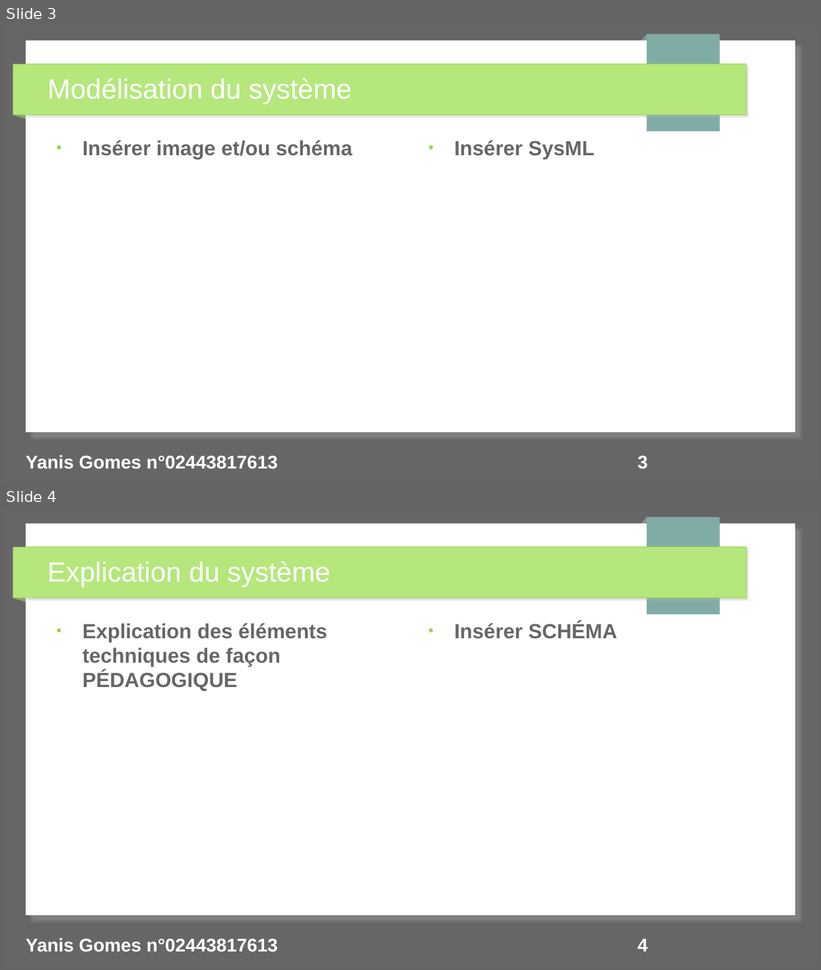
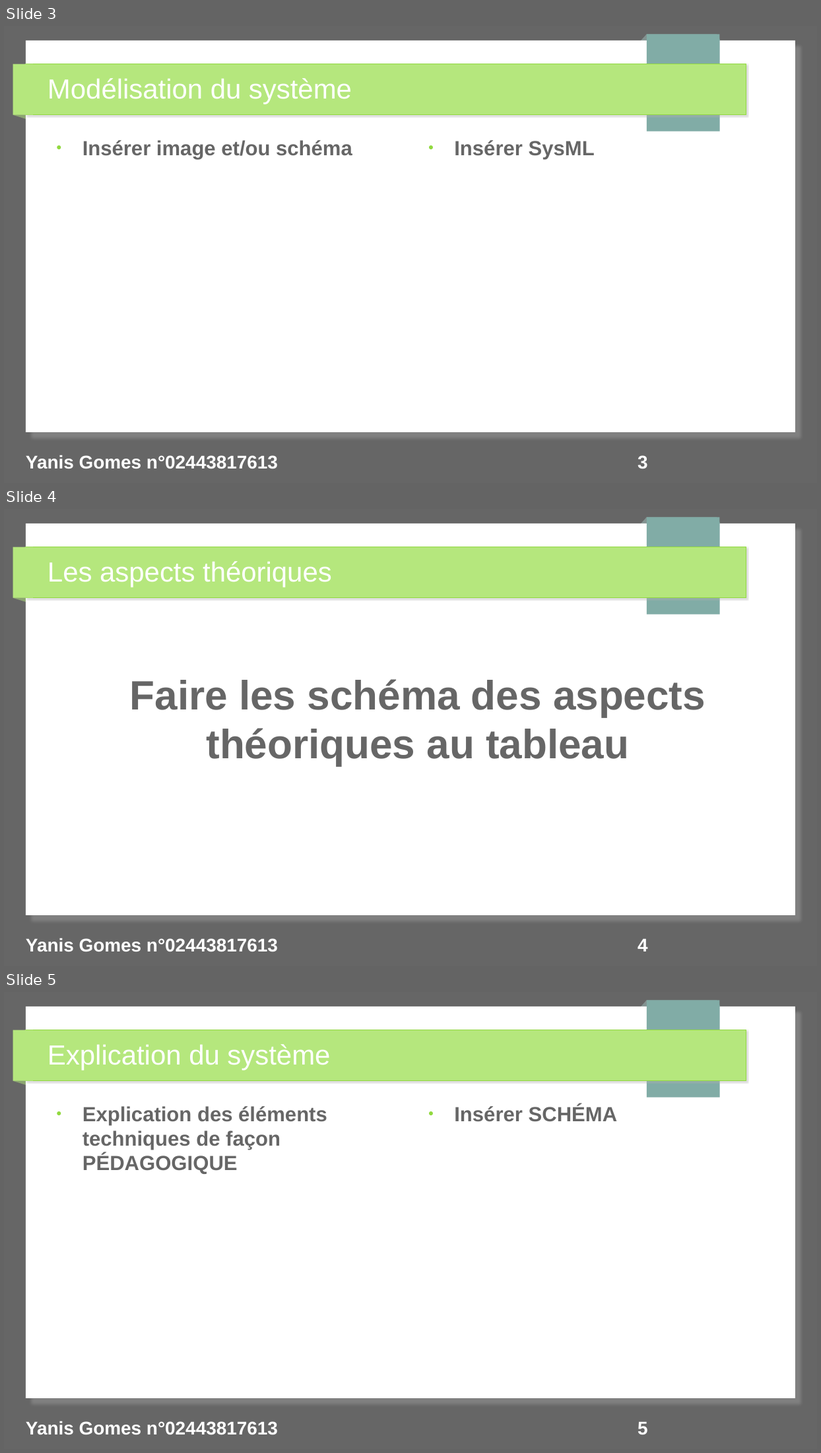
Before and after one commit to yanisgomes/agregation-sii-info, a slide deck: BUT/YANIS_GOMES_BUT_02443817613.odp. Shown one above the other, each under a label of ours: slides 3 and 4 before the commit, slides 3, 4 and 5 after it. The pictures are 821x970 and 821x1453 pixels, drawn with LibreOffice and Linux fonts; fonts in the diff are those of the drawing. Boxes give left, top, right and bottom in pixels: in the first picture for what was removed or moved away, otherwise in the second. Text is boxed around its words. In the diff, an @@ line names an element or a change of style, - is before the commit and + after.

```diff
--- a/BUT/YANIS_GOMES_BUT_02443817613.odp
+++ b/BUT/YANIS_GOMES_BUT_02443817613.odp
@@ slide 4 added at bbox=[4, 509, 817, 966], background #666666; not listed: 7 template elements that a slide beside it also shows @@
@@ title added at bbox=[48, 561, 332, 587], 27 pt, text #FFFFFF @@
+Les aspects théoriques
@@ text added at bbox=[130, 679, 706, 766], 40 pt, text #666666, bold @@
+Faire les schéma des aspects théoriques au tableau
@@ text added at bbox=[26, 939, 278, 953], 18 pt, text #FFFFFF, bold @@
+Yanis Gomes n°02443817613
@@ page number added at bbox=[638, 939, 648, 952], 18 pt, text #FFFFFF, bold @@
+4
@@ what was slide 4 is now slide 5 @@
@@ page number at bbox=[638, 1422, 648, 1435]: text changed @@
-4
+5
```
Also in this commit, not shown: 8 slides changed, 6 other slides added, 4 slides removed, 1 other file.
